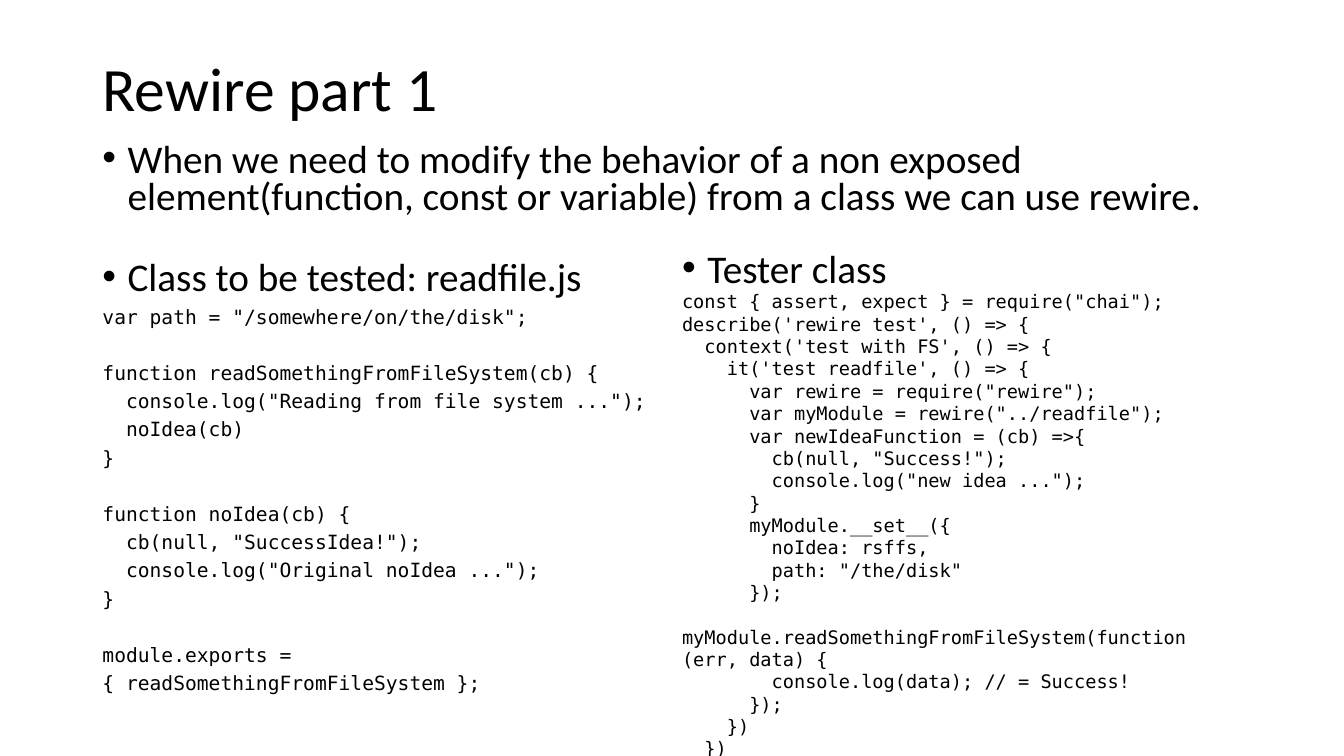
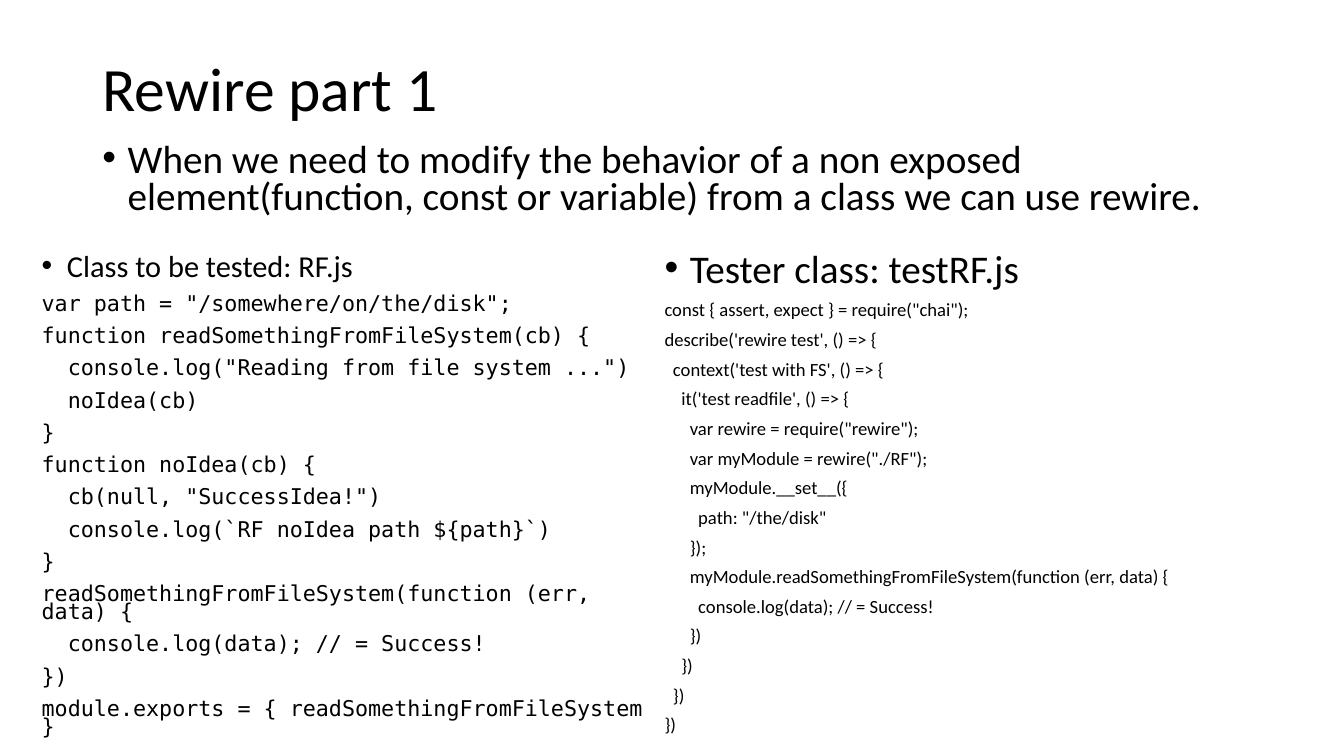
Before and after one commit to jfbz-epam/UnitTestLearning, a slide deck: slide 6 of unit testing.pptx. Drawn at 1344x756 pixels with LibreOffice and Linux fonts; fonts in the diff are those of the drawing. Boxes give left, top, right and bottom in pixels: in the first picture for what was removed or moved away, otherwise in the second. Text is boxed around its words. In the diff, an @@ line names an element or a change of style, - is before the commit and + after.

Commit message:
updated ppt + RF files

```diff
--- a/unit testing.pptx
+++ b/unit testing.pptx
@@ text "Class to be tested: RF.js": place and size @@
-text "Class to be tested: RF.js" at bbox=[102, 263, 582, 695]
+text "Class to be tested: RF.js" at bbox=[42, 256, 643, 721]
@@ text at bbox=[67, 256, 352, 283]: text changed; size 28 to 21.7 pt @@
-• Class to be tested: readfile.js
+• Class to be tested: RF.js
@@ text at bbox=[665, 255, 1158, 616]: paragraph removed @@
-});
@@ text at bbox=[665, 255, 1158, 616]: paragraph added @@
+})
@@ text "Tester class: testRF.js": place and size @@
-text "Tester class: testRF.js" at bbox=[682, 255, 1186, 692]
+text "Tester class: testRF.js" at bbox=[665, 255, 1158, 616]
@@ text at bbox=[690, 255, 1019, 290]: text changed @@
-• Tester class
+• Tester class: testRF.js
@@ text at bbox=[42, 294, 564, 475]: size 14 to 15.5 pt in "var path = "/somewhere/on/the/disk";", "function readSomethingFromFileSystem(cb) {", "noIdea(cb)", "}" and 2 more places; line spacing 1.2 to 0.7; more space between paragraphs @@
@@ text at bbox=[665, 302, 1158, 616]: font DejaVu Sans Mono to Calibri in "const { assert, expect } = require("chai");", "describe('rewire test', () => {", "context('test with FS', () => {", "it('test readfile', () => {" and 9 more places; line spacing 1 to 0.7; more space between paragraphs @@
@@ text at bbox=[68, 358, 551, 380]: text changed; size 14 to 15.5 pt @@
-console.log("Reading from file system ...");
+console.log("Reading from file system ...")
@@ text at bbox=[690, 451, 927, 468]: text changed; font DejaVu Sans Mono to Calibri @@
-var myModule = rewire("../readfile");
-var newIdeaFunction = (cb) =>{
-cb(null, "Success!");
-console.log("new idea ...");
-}
+var myModule = rewire("./RF");
@@ text at bbox=[68, 487, 551, 542]: text changed; size 14 to 15.5 pt @@
-cb(null, "SuccessIdea!");
-console.log("Original noIdea ...");
+cb(null, "SuccessIdea!")
+console.log(`RF noIdea path ${path}`)
@@ text at bbox=[772, 540, 928, 557]: paragraph removed @@
-noIdea: rsffs,
@@ text at bbox=[42, 584, 643, 721]: text changed; size 14 to 15.5 pt @@
-module.exports = { readSomethingFromFileSystem };
+readSomethingFromFileSystem(function (err, data) {
+console.log(data); // = Success!
+})
+module.exports = { readSomethingFromFileSystem }
```
Also in this commit, not shown: 3 other slides changed, 3 other files.
